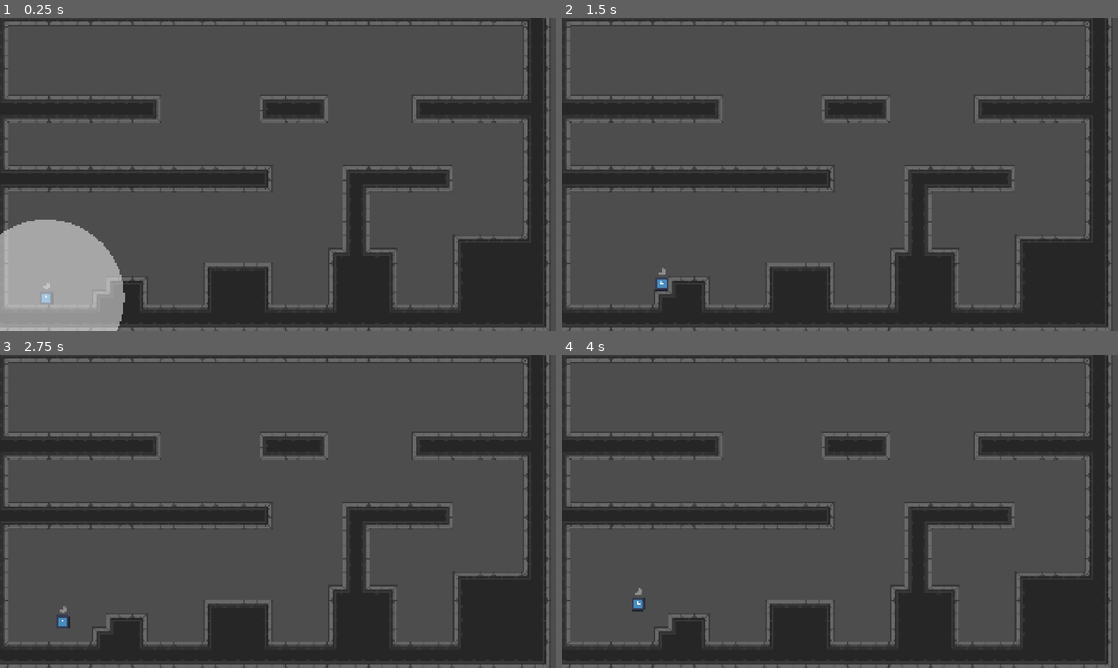
Above: before the commit, frames 1-4 (two rows, left to right).
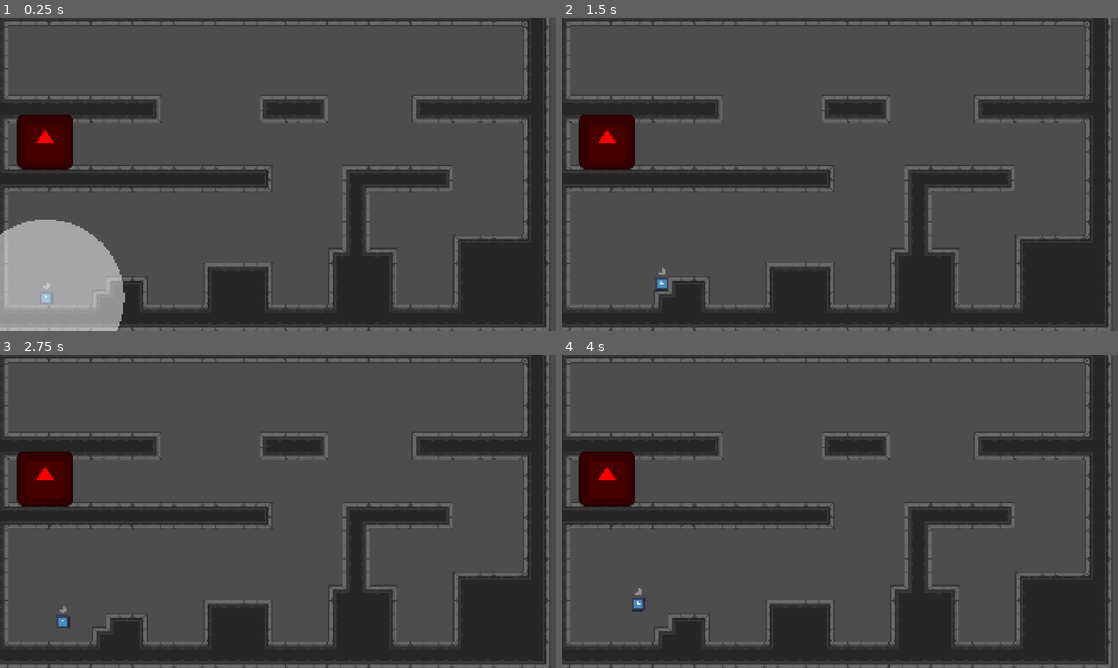
Above: after the commit, the same moments.

Repository: Zubi203/Trust-no-one-jam
Game: Godot game, scene res://Scenes/level_base.tscn
Same seed, same stepped clock (60 frames per second), same inputs: the game is played once before the commit and once after it. The engine's default icon, where the game draws it, is replaced by a stand-in: a white triangle on a blue panel in a dark square.
Inputs:
- Up to frame 1 (0.25 s): no input
- Up to frame 2 (1.5 s): hold D (move_right) from 0.53 s (still down); tap Space (jump) at 0.6, 0.77, 1.07 s; tap Z (grab) at 1.35 s
- Up to frame 3 (2.75 s): tap Space (jump) at 1.52, 1.55, 1.82, 2.3 s; release D (move_right) at 2.03 s; hold A (move_left) from 2.03 s (still down); tap X (possess) at 2.1 s
- Up to frame 4 (4 s): release A (move_left) at 2.78 s; hold D (move_right) from 2.78 s (still down); tap Space (jump) at 2.85, 3.02, 3.32, 3.77, 3.8 s; hold Z (grab) from 3.53 s (still down)

The runs differ from the first frame. In frame 1, 1.8% of the frame differs, in the area x 3-14%, y 30-49%; in frame 2, 1.8%; in frame 3, 1.8%; in frame 4, 1.8%.

Commit message:
random commit

Diff:
--- a/Scenes/enemy.tscn
+++ b/Scenes/enemy.tscn
@@ -1,5 +1,6 @@
 [gd_scene format=3 uid="uid://dqemcylkf2ckp"]
 
+[ext_resource type="Script" uid="uid://77j0en4ferhs" path="res://Scripts/grounded_enemy_movement.gd" id="1_287tu"]
 [ext_resource type="Texture2D" uid="uid://dhcwb0k260tag" path="res://icon.svg" id="1_afpow"]
 [ext_resource type="Script" uid="uid://duh5xmnwt5ujc" path="res://Scripts/hurtbox_component.gd" id="2_287tu"]
 
@@ -11,6 +12,7 @@
 
 [node name="Enemy" type="CharacterBody2D" unique_id=661474157]
 collision_mask = 12
+script = ExtResource("1_287tu")
 
 [node name="Sprite2D" type="Sprite2D" parent="." unique_id=2113224878]
 modulate = Color(1, 0, 0, 1)
--- a/Scenes/level_base.tscn
+++ b/Scenes/level_base.tscn
@@ -2,6 +2,7 @@
 
 [ext_resource type="Texture2D" uid="uid://chwwb6ku8oa53" path="res://Graphics/tilemap3.png" id="1_e3kpl"]
 [ext_resource type="PackedScene" uid="uid://bcsilowh3oyr6" path="res://Scenes/player.tscn" id="1_ikmr1"]
+[ext_resource type="PackedScene" uid="uid://dqemcylkf2ckp" path="res://Scenes/enemy.tscn" id="3_38dla"]
 
 [sub_resource type="TileSetAtlasSource" id="TileSetAtlasSource_2ssho"]
 texture = ExtResource("1_e3kpl")
@@ -1764,3 +1765,6 @@
 
 [node name="Player" parent="." unique_id=2022812981 instance=ExtResource("1_ikmr1")]
 position = Vector2(667, 269)
+
+[node name="Enemy" parent="." unique_id=661474157 instance=ExtResource("3_38dla")]
+position = Vector2(666, 141)
--- a/Scripts/enemy_movement_component.gd
+++ b/Scripts/enemy_movement_component.gd
@@ -1,5 +1,21 @@
 class_name EnemyMovementComponent
-extends Node2D
+extends CharacterBody2D
 
 @export var move_speed: float = 200
-var direction: float
+var direction: Vector2
+
+func direction_input(dir: Vector2):
+	direction = dir
+
+func action_input(dir: Vector2):
+	pass
+
+func jump_input():
+	pass
+
+func move(delta: float):
+	pass
+
+func _physics_process(delta: float) -> void:
+	move(delta)
+	move_and_slide()
--- /dev/null
+++ b/Scripts/grounded_enemy_movement.gd
@@ -0,0 +1,14 @@
+extends EnemyMovementComponent
+
+@export var gravity: float = 10
+
+func move(delta: float):
+	if direction:
+		velocity.x = direction.x * move_speed
+	else:
+		velocity.x = 0
+	if not is_on_floor():
+		velocity.y += gravity
+
+func _process(delta: float) -> void:
+	pass
Not shown, added: Scripts/grounded_enemy_movement.gd.uid
